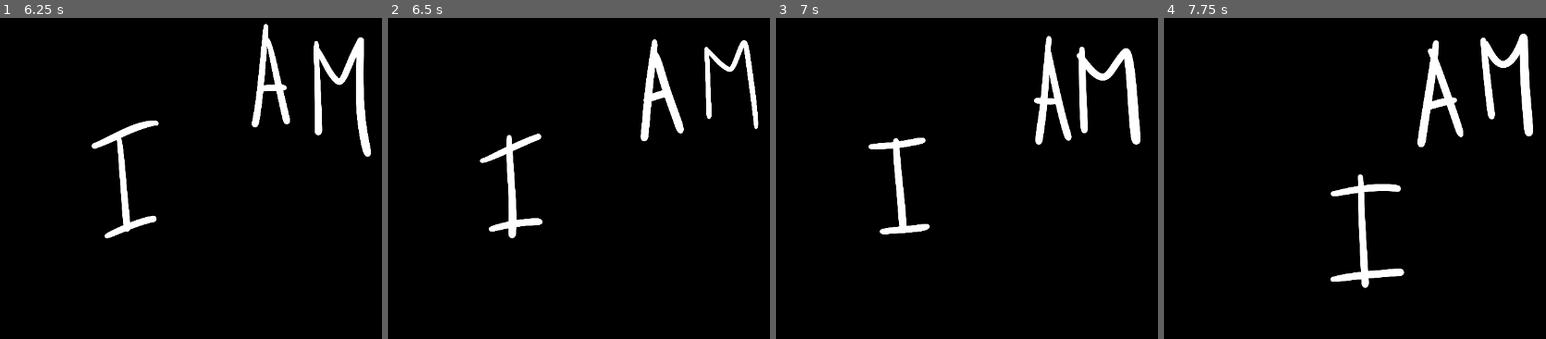
Above: before the commit, frames 1-4 (left to right).
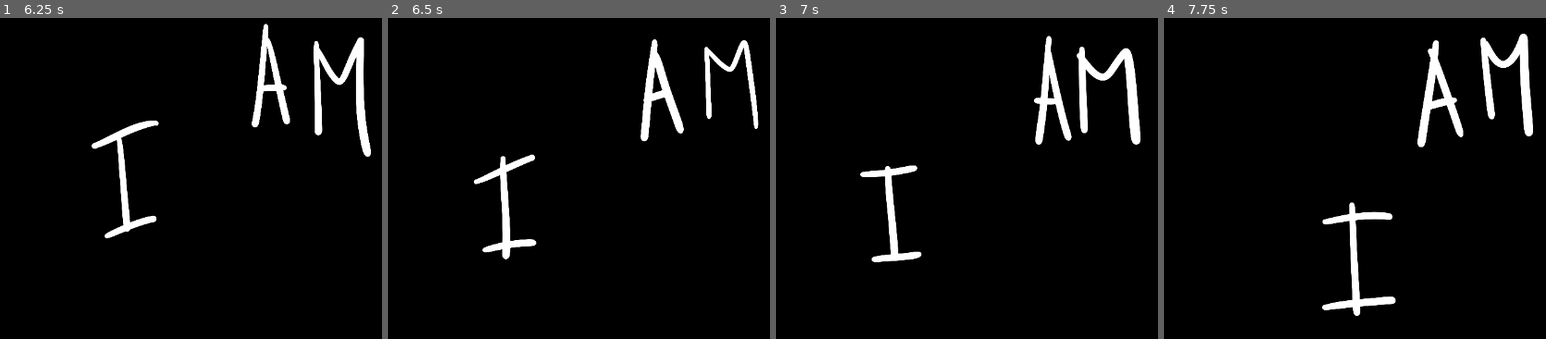
Above: after the commit, the same moments.

Repository: mtang8264/I_AM
Game: Godot game, scene res://Scenes/Menu.tscn
Two runs of this game, one before a commit and one after it. Both use one fixed random seed, a clock stepped at 60 frames per second and the inputs below.
Inputs (mouse positions are in pixels of both pictures, inside the frame that each line leads up to):
- Up to frame 1 (6.25 s): move the mouse to (outside the picture) at 0.52 s; click (outside the picture) at 0.67 s; drag from (133, 184) to (244, 245) at 1.27 s; move the mouse to (355, 72) at 2.02 s; click (355, 72) at 2.17 s; drag from (244, 245) to (61, 101) at 2.77 s; move the mouse to (outside the picture) at 3.52 s; click (outside the picture) at 3.67 s; drag from (61, 101) to (171, 59) at 4.27 s; move the mouse to (320, 162) at 5.02 s; click (320, 162) at 5.17 s; drag from (171, 59) to (133, 184) at 5.77 s
- Up to frame 2 (6.5 s): no input
- Up to frame 3 (7 s): move the mouse to (outside the picture) at 6.52 s; click (outside the picture) at 6.67 s
- Up to frame 4 (7.75 s): drag from (1297, 184) to (1408, 245) at 7.27 s

Frame 1 is identical in both runs. In frame 2, 2.2% of the frame differs, in the area x 22-41%, y 36-76%; in frame 3, 2.1%; in frame 4, 2.8%, in the area x 41-63%, y 48-93%.

Commit message:
Added the ability for Click-n-Drag items to be marked as grabbable or not and to be set to move or not with or without being grabbed

Diff:
--- a/i_am/Scripts/CNDObjectController.gd
+++ b/i_am/Scripts/CNDObjectController.gd
@@ -1,5 +1,10 @@
 # A script to control objects that are meant to be clicked and dragged
 extends Node2D
+
+## Is the object currently grabbable
+@export var is_grabbable: bool = true
+## Should the object continue to move
+@export var should_move: bool = true
 
 @export_category("Drag Options")
 enum Drag_Modes {
@@ -34,7 +39,12 @@
 ## Vector2 storage of the offset from the mouse when the object began being held
 var held_starting_mouse_offset: Vector2 = Vector2.ZERO
 
+## The position that the object wants to be at.
+var target_position: Vector2 = Vector2.ZERO
+
 func _ready():
+	set_target_position(position)
+
 	if drag_mode == Drag_Modes.DEFAULT:
 		drag_mode = int(GameManager.drag_mode_default)
 		drag_value = GameManager.drag_value_default
@@ -45,7 +55,8 @@
 func _process(delta):
 	drag(delta)
 	calculate_bounds()
-	if not Input.is_mouse_button_pressed(MOUSE_BUTTON_LEFT):
+	# If the left mouse button is not being held or the object is no longer grabbable, the object should be released.
+	if not Input.is_mouse_button_pressed(MOUSE_BUTTON_LEFT) or not is_grabbable:
 		release()
 
 func _input(event):
@@ -83,6 +94,10 @@
 
 ## Void function used to mark the object as held
 func hold(mouse_pos: Vector2):
+	# Immediately exit the function if the object is not currently grabbable
+	if not is_grabbable:
+		return
+
 	# Set the held variable to true
 	held = true
 	# Record the mouse position at the moment the object begins being held
@@ -95,20 +110,27 @@
 
 ## Moves the object to the correct position given the mouse's new position
 func drag(delta: float):
-	if not held:
+	# If the object should not move then we don't want this func to execute
+	if not should_move:
 		return
-	var mouse_pos = get_viewport().get_mouse_position()
-	var target_pos = mouse_pos + held_starting_mouse_offset
+	# If the object is currently being held then the target position is based on mouse position
+	# There are theoretically other reasons the object should move so the script continues if this is not true
+	if held:
+		var mouse_pos = get_viewport().get_mouse_position()
+		set_target_position(mouse_pos + held_starting_mouse_offset)
 
 	match drag_mode:
 		Drag_Modes.INSTANT:
-			position = target_pos
+			position = target_position
 		Drag_Modes.LINEAR_SPEED:
-			var dir = position.direction_to(target_pos)
+			var dir = position.direction_to(target_position)
 			var new_pos = position + (dir*drag_value*delta)
 			position = new_pos
 			return
 		Drag_Modes.LERP:
-			var new_pos = (target_pos * drag_value) + (position * (1-drag_value))
+			var new_pos = (target_position * drag_value) + (position * (1-drag_value))
 			position = new_pos
 			return
+
+func set_target_position(pos: Vector2):
+	target_position = pos
